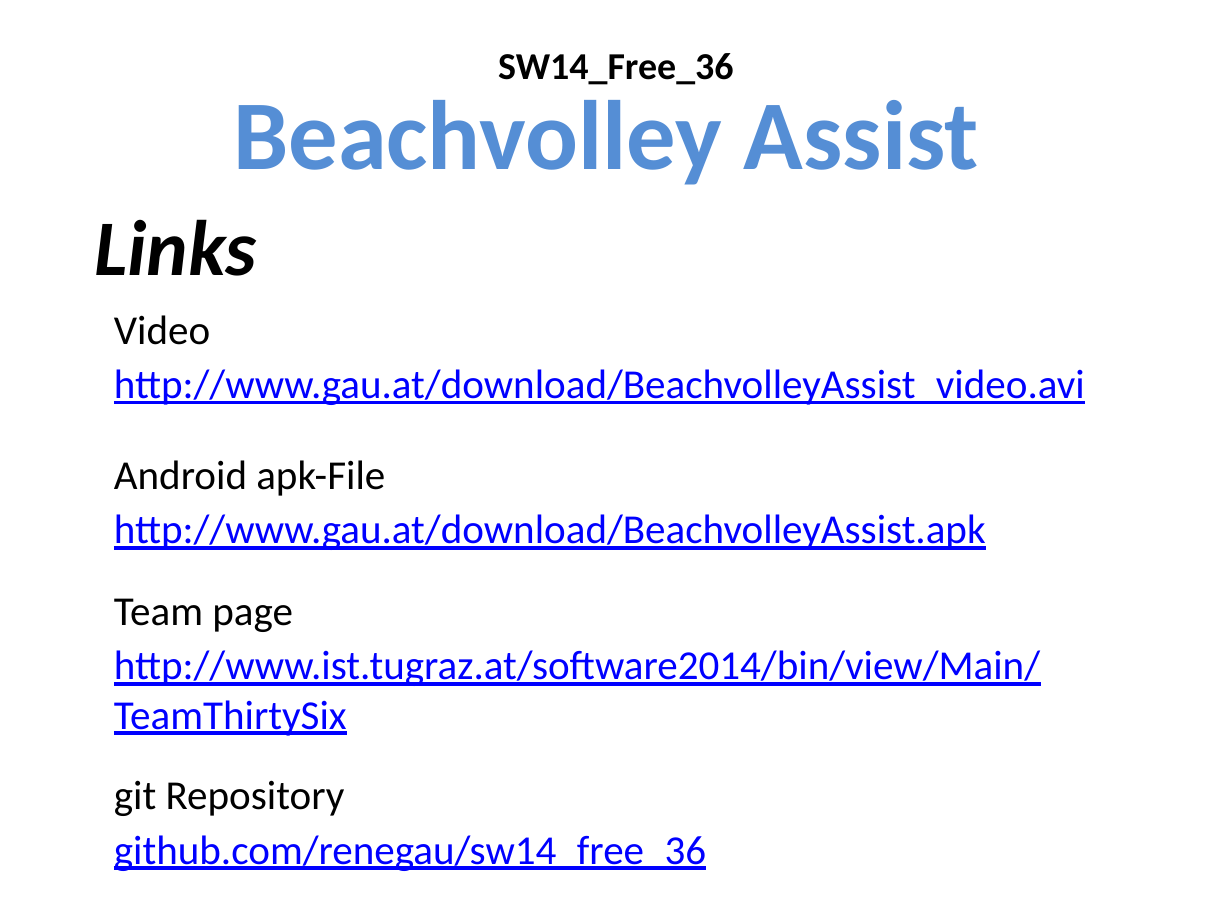
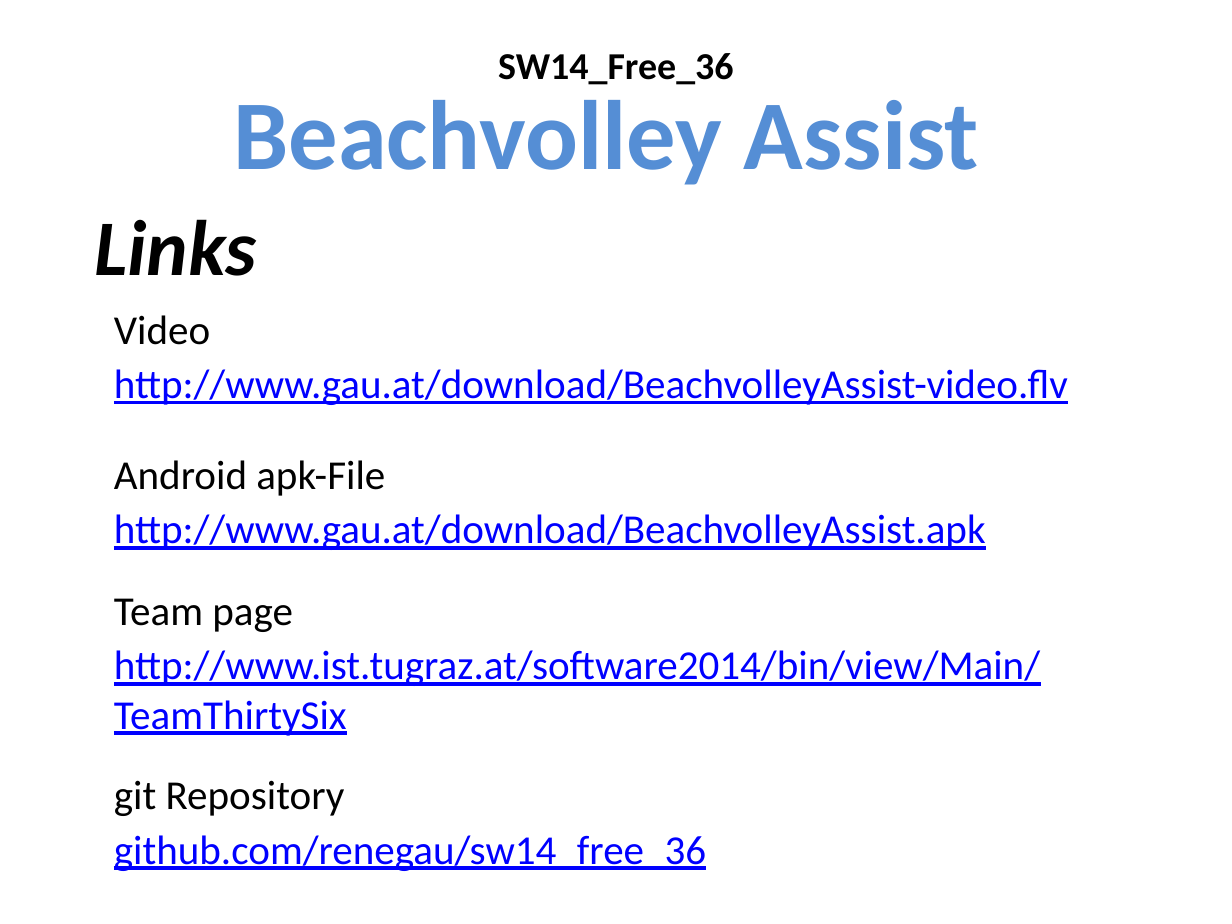
Before and after one commit to renegau/sw14_free_36, a slide deck: slide 2 of stuff/final_presentation/final_presentation_SW14_Free_36.pptx. Drawn at 1232x924 pixels with LibreOffice and Linux fonts; fonts in the diff are those of the drawing; background and template pictures are left out. Boxes give left, top, right and bottom in pixels: in the first picture for what was removed or moved away, otherwise in the second. Text is boxed around its words. In the diff, an @@ line names an element or a change of style, - is before the commit and + after.

Commit message:
[RG, MH] Add video to repo

```diff
--- a/stuff/final_presentation/final_presentation_SW14_Free_36.pptx
+++ b/stuff/final_presentation/final_presentation_SW14_Free_36.pptx
@@ text at [114,369,1068,405]: text changed @@
-http://www.gau.at/download/BeachvolleyAssist_video.avi
+http://www.gau.at/download/BeachvolleyAssist-video.flv
```
Also in this commit, not shown: 4 other files.
